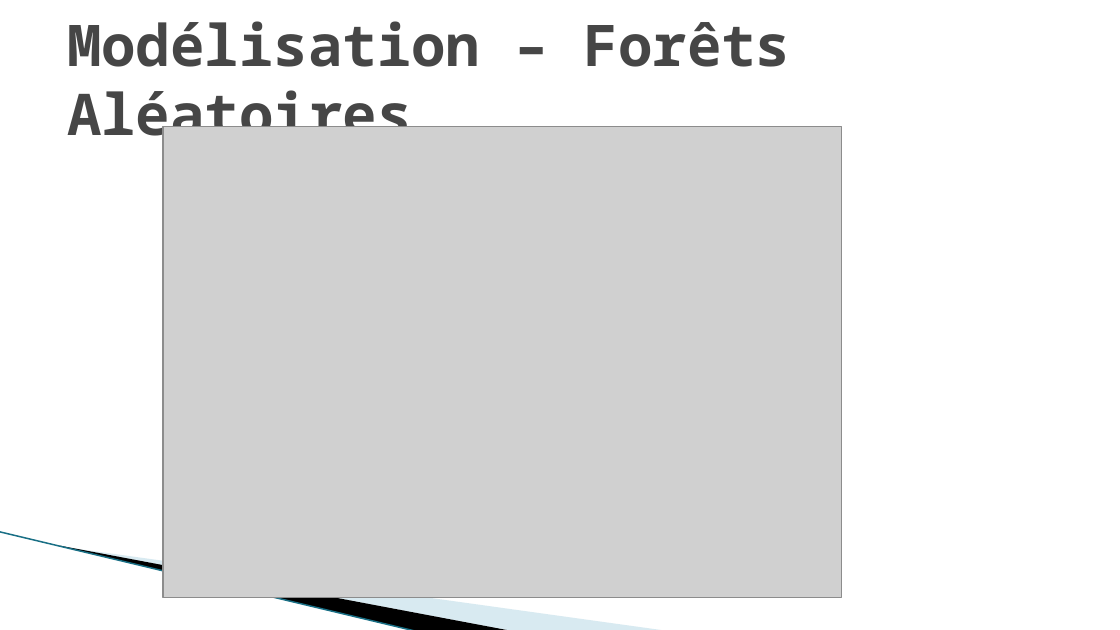
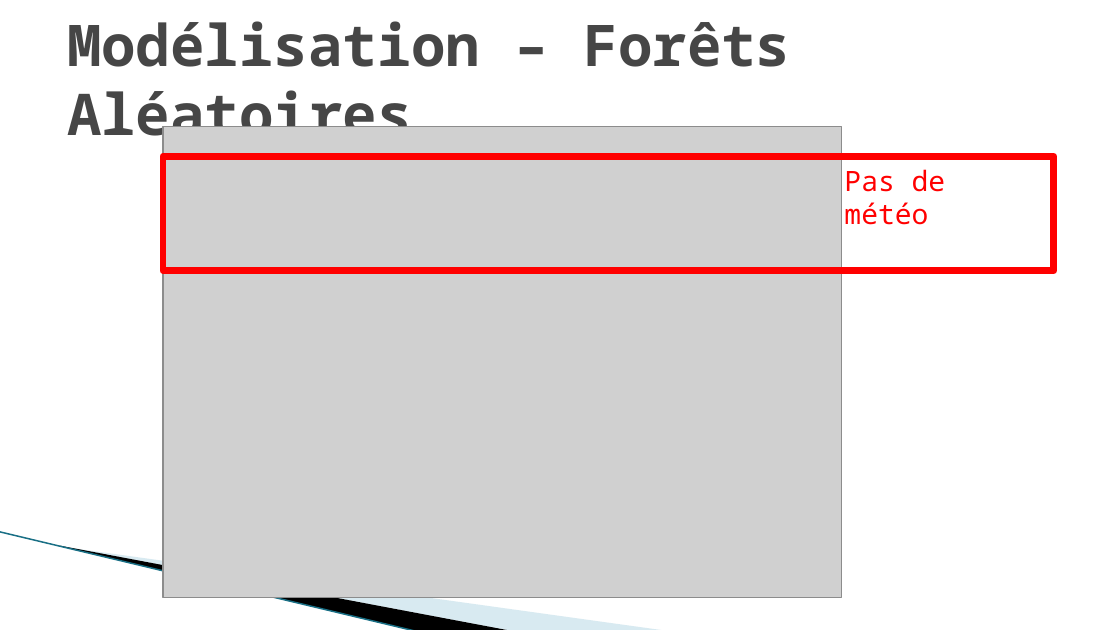
Before and after one commit to DianeBeldame/AppVelib, a slide deck: slide 16 of Presentation v0.3.pptx. Drawn at 1120x630 pixels with LibreOffice and Linux fonts; fonts in the diff are those of the drawing; grey boxes stand for pictures; background and template pictures are left out. Boxes give left, top, right and bottom in pixels: in the first picture for what was removed or moved away, otherwise in the second. Text is boxed around its words. In the diff, an @@ line names an element or a change of style, - is before the commit and + after.

```diff
--- a/Presentation v0.3.pptx
+++ b/Presentation v0.3.pptx
@@ rectangle added at box(164, 157, 1054, 271), outline #FF0000 4.33 pt @@
@@ text added at box(844, 169, 946, 225), 18 pt, text #FF0000 @@
+Pas de météo
```
Also in this commit, not shown: 8 other slides changed, 2 slides added.
